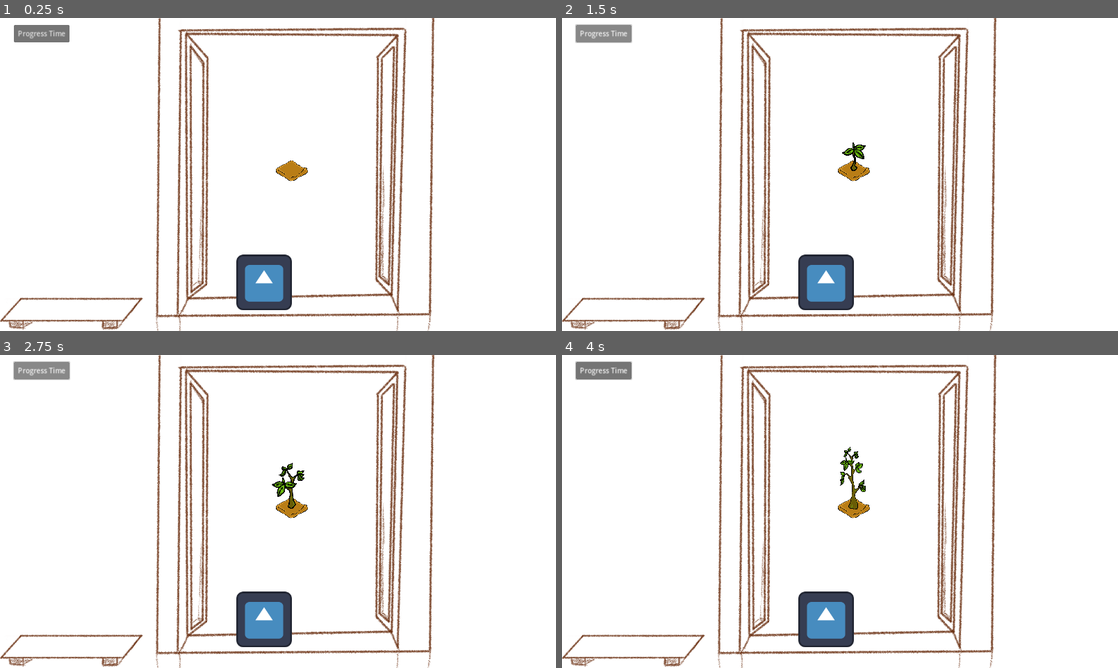
Above: before the commit, frames 1-4 (two rows, left to right).
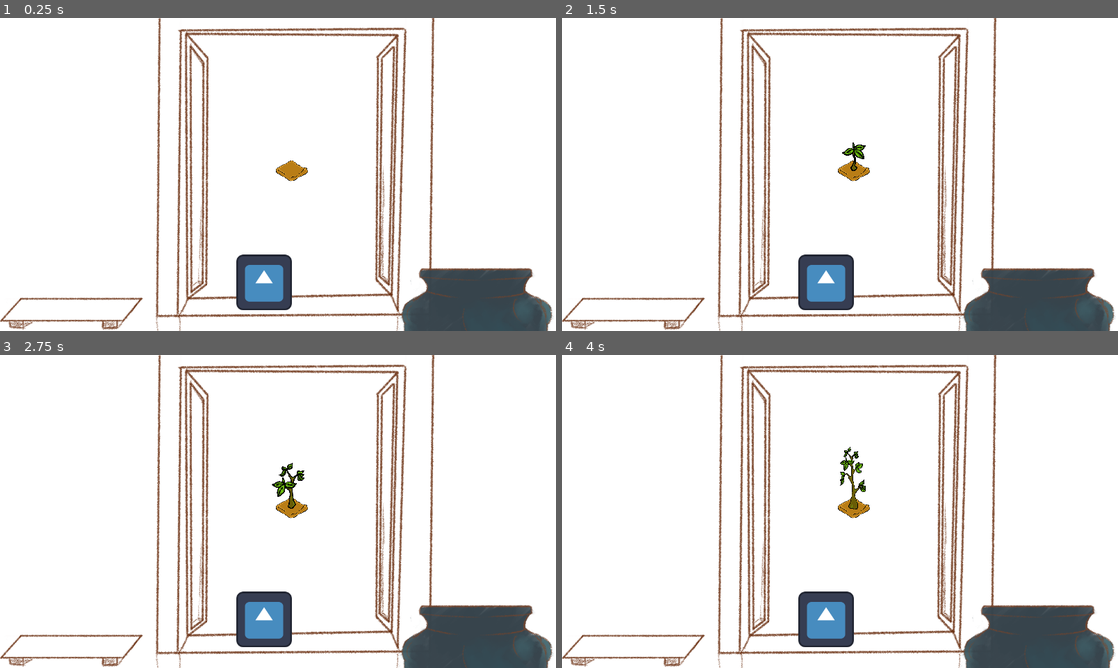
Above: after the commit, the same moments.

Repository: fresh4/GameJam2
Game: Godot game, scene res://Scenes/prototype_level.tscn
Same seed, same stepped clock (60 frames per second), same inputs: the game is played once before the commit and once after it. The engine's default icon, where the game draws it, is replaced by a stand-in: a white triangle on a blue panel in a dark square.
Inputs (mouse positions are in pixels of both pictures, inside the frame that each line leads up to):
- Up to frame 1 (0.25 s): no input
- Up to frame 2 (1.5 s): click "Progress Time" at 0.5 s; click "Progress Time" at 1.25 s
- Up to frame 3 (2.75 s): click "Progress Time" at 2 s
- Up to frame 4 (4 s): tap Enter at 2.75 s; move the mouse to (823, 621) at 2.77 s; click (823, 621) at 2.85 s; tap Space at 3.5 s; move the mouse to (728, 527) at 3.52 s; click (728, 527) at 3.6 s

The runs differ from the first frame. In frame 1, 5.2% of the frame differs, in the area x 2-100%, y 2-100%; in frame 2, 5.2%; in frame 3, 5.2%; in frame 4, 5.2%.

Commit message:
Added a cauldron that can accept up to 3 ingredients

Diff:
--- a/Scenes/prototype_level.tscn
+++ b/Scenes/prototype_level.tscn
@@ -9,6 +9,8 @@
 [ext_resource type="Texture2D" uid="uid://b63rbtfkshxf7" path="res://Assets/Art/Plants/sapling.png" id="5_ldq3f"]
 [ext_resource type="Texture2D" uid="uid://bq8c6nvb8jopl" path="res://Assets/Art/Plants/stalk.png" id="6_34jmo"]
 [ext_resource type="Texture2D" uid="uid://5dtdqb17076v" path="res://Assets/Art/Plants/grown.png" id="7_48noe"]
+[ext_resource type="Texture2D" uid="uid://bts0l4ljkdpb8" path="res://Assets/Art/Furniture/cauldron.png" id="10_0xebp"]
+[ext_resource type="Script" path="res://Scripts/cauldron.gd" id="10_3prk6"]
 
 [sub_resource type="RectangleShape2D" id="RectangleShape2D_o6ltq"]
 size = Vector2(1312, 52)
@@ -23,7 +25,7 @@
 size = Vector2(42, 723)
 
 [sub_resource type="RectangleShape2D" id="RectangleShape2D_wcolh"]
-size = Vector2(512, 16)
+size = Vector2(512, 40)
 
 [sub_resource type="RectangleShape2D" id="RectangleShape2D_rgtae"]
 size = Vector2(292, 32)
@@ -53,8 +55,18 @@
 "speed": 1.0
 }]
 
+[sub_resource type="RectangleShape2D" id="RectangleShape2D_cxyhx"]
+size = Vector2(204, 20)
+
 [node name="PrototypeLevel" type="Node2D"]
 script = ExtResource("1_326k8")
+
+[node name="Button" type="Button" parent="."]
+offset_left = 32.0
+offset_top = 16.0
+offset_right = 160.0
+offset_bottom = 56.0
+text = "Progress Time"
 
 [node name="Foreground" type="Sprite2D" parent="."]
 position = Vector2(640, 360)
@@ -84,7 +96,7 @@
 shape = SubResource("RectangleShape2D_m8jre")
 
 [node name="StorageCollider" type="CollisionShape2D" parent="Bounds"]
-position = Vector2(24, -16)
+position = Vector2(24, -4)
 shape = SubResource("RectangleShape2D_wcolh")
 
 [node name="ShelfCollider" type="CollisionShape2D" parent="Bounds"]
@@ -116,13 +128,41 @@
 [node name="CollisionPolygon2D" type="CollisionPolygon2D" parent="Plots/Plot/Area2D"]
 polygon = PackedVector2Array(-37, -4, 0, -25, 34, -6, 37, 3, -1, 25, -36, 3)
 
-[node name="Button" type="Button" parent="."]
-offset_left = 32.0
-offset_top = 16.0
-offset_right = 160.0
-offset_bottom = 56.0
-text = "Progress Time"
+[node name="Cauldron" type="StaticBody2D" parent="."]
+z_index = 1
+position = Vector2(1097, 718)
+collision_layer = 9
+collision_mask = 0
+script = ExtResource("10_3prk6")
 
+[node name="CauldronSprite" type="Sprite2D" parent="Cauldron"]
+texture = ExtResource("10_0xebp")
+
+[node name="IngredientDetectionArea" type="Area2D" parent="Cauldron"]
+visible = false
+collision_layer = 8
+collision_mask = 2
+
+[node name="CollisionShape2D" type="CollisionShape2D" parent="Cauldron/IngredientDetectionArea"]
+position = Vector2(-3, -90)
+shape = SubResource("RectangleShape2D_cxyhx")
+
+[node name="CollisionPolygon2D" type="CollisionPolygon2D" parent="Cauldron"]
+visible = false
+polygon = PackedVector2Array(-128, -140, -131, -125, -121, -116, -113, -104, -115, -92, -133, -77, -149, -70, -165, -60, -171, -44, -171, -30, -166, -17, -167, 10, -166, 25, -160, 49, -148, 71, -131, 100, -117, 114, -77, 134, -40, 143, -11, 145, 31, 142, 55, 139, 81, 132, 114, 116, 133, 99, 151, 69, 160, 36, 162, 1, 164, -15, 172, -28, 171, -46, 167, -58, 149, -69, 132, -78, 118, -84, 113, -92, 114, -105, 124, -121, 126, -138, 114, -140, 97, -55, -104, -57, -110, -105)
+
+[node name="IngredientsAdded" type="Node2D" parent="Cauldron"]
+
+[node name="Ingredient1" type="Sprite2D" parent="Cauldron/IngredientsAdded"]
+position = Vector2(-73, -14)
+
+[node name="Ingredient2" type="Sprite2D" parent="Cauldron/IngredientsAdded"]
+position = Vector2(-9, -14)
+
+[node name="Ingredient3" type="Sprite2D" parent="Cauldron/IngredientsAdded"]
+position = Vector2(55, -14)
+
+[connection signal="pressed" from="Button" to="." method="_on_button_pressed"]
 [connection signal="body_entered" from="Plots/Plot/Area2D" to="Plots/Plot" method="_on_area_2d_body_entered"]
 [connection signal="body_exited" from="Plots/Plot/Area2D" to="Plots/Plot" method="_on_area_2d_body_exited"]
-[connection signal="pressed" from="Button" to="." method="_on_button_pressed"]
+[connection signal="body_entered" from="Cauldron/IngredientDetectionArea" to="Cauldron" method="_on_ingredient_detection_area_body_entered"]
--- /dev/null
+++ b/Scripts/cauldron.gd
@@ -0,0 +1,24 @@
+extends Node
+class_name Cauldron
+
+@onready var ingredients_added_sprites: Node2D = $IngredientsAdded
+
+var ingredients: Array[Pepper]
+var ingredients_sprites: Array[Sprite2D]
+
+func _ready() -> void:
+	for sprite in ingredients_added_sprites.get_children():
+		ingredients_sprites.append(sprite)
+
+func _process(_delta: float) -> void:
+	pass
+
+func _on_ingredient_detection_area_body_entered(body: Pepper) -> void:
+	if len(ingredients) >= 3 or not body.is_pepper:
+		body.apply_central_impulse(Vector2(-1000, -1000))
+		return
+	ingredients.append(body)
+	body.queue_free()
+	# We want a reference to the current ingredients ui element
+	# When a pepper is placed in the cauldron, show the pepper on it to see what has been added
+	ingredients_sprites[len(ingredients) - 1].texture = body.sprite.texture
--- a/Scripts/pepper.gd
+++ b/Scripts/pepper.gd
@@ -1,4 +1,4 @@
-@tool
+#@tool
 extends RigidBody2D
 class_name Pepper
 
@@ -7,15 +7,14 @@
 @export var recipe: Array[PepperTemplate] ## What peppers combined can create this pepper; empty if base pepper
 @export var tooltip_text: String = "" ## Description to show in tooltip
 @export var is_pepper: bool = true ## Is this object a pepper? No for generic draggable physics objects
-@export var sprite_texture: Texture2D : set = editor_set_sprite ## Texture to use for this pepper
+@export var sprite_texture: Texture2D ## Texture to use for this pepper
 
 @onready var tooltip: Label = %Tooltip
 @onready var sprite: Sprite2D = %Icon
+
+# TODO: Probably remove redundant 'sprite_texture', if we're making custom prefabs for each pepper anyway
 
 func _ready() -> void:
 	tooltip.text = tooltip_text
 	if sprite_texture:
 		sprite.texture = sprite_texture
-
-func editor_set_sprite(value: Texture2D) -> void:
-	sprite.texture = value
--- a/project.godot
+++ b/project.godot
@@ -48,6 +48,7 @@
 2d_physics/layer_1="World Objects"
 2d_physics/layer_2="Pepper"
 2d_physics/layer_3="Plot"
+2d_physics/layer_4="Cauldron"
 
 [rendering]
 
Binary file added: Assets/Art/Furniture/cauldron.png
Not shown, added: Assets/Art/Furniture/cauldron.png.import
Not shown: 1 places in Scenes/prototype_level.tscn that only renumber resources
